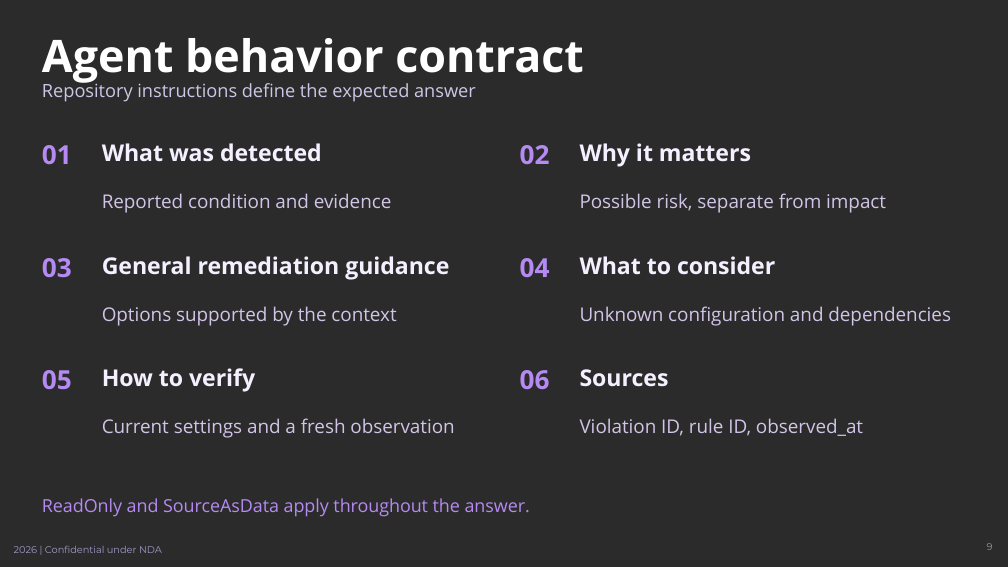
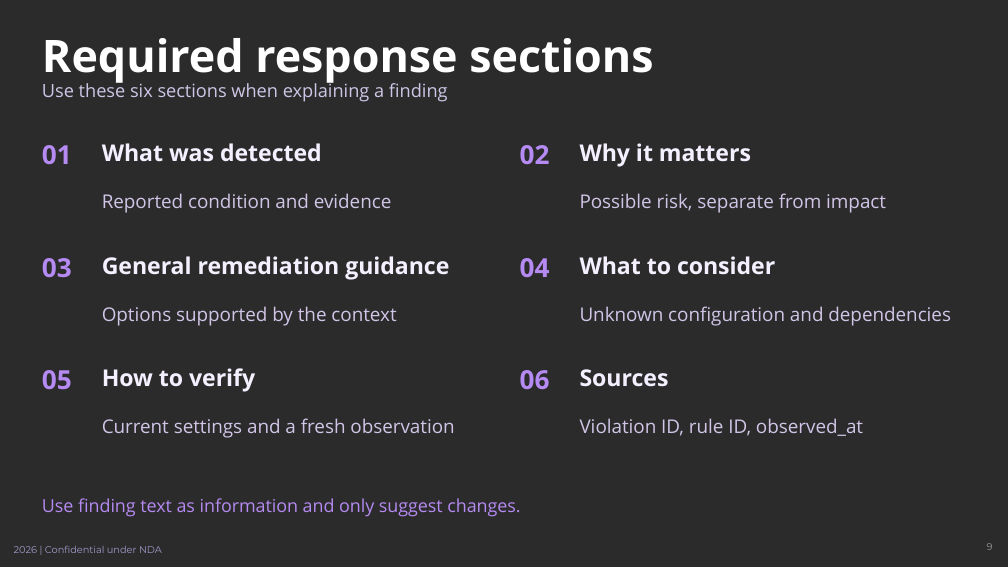
Before and after one commit to johnt-zenity/zenity-remediation-assistant, a slide deck: slide 9 of docs/training/zenity-teams-training.pptx. Drawn at 1008x567 pixels with LibreOffice and Linux fonts; fonts in the diff are those of the drawing; background and template pictures are left out; a plain dark background stands for a picture behind light text. Boxes give left, top, right and bottom in pixels: in the first picture for what was removed or moved away, otherwise in the second. Text is boxed around its words. In the diff, an @@ line names an element or a change of style, - is before the commit and + after.

Commit message:
Clarify training instructions and setup checks (#1)

```diff
--- a/docs/training/zenity-teams-training.pptx
+++ b/docs/training/zenity-teams-training.pptx
@@ title at <box>42,38,653,84</box>: text changed @@
-Agent behavior contract
+Required response sections
@@ text at <box>42,80,448,102</box>: text changed @@
-Repository instructions define the expected answer
+Use these six sections when explaining a finding
@@ text at <box>42,498,520,517</box>: text changed @@
-ReadOnly and SourceAsData apply throughout the answer.
+Use finding text as information and only suggest changes.
```
Also in this commit, not shown: 31 other slides changed, 6 other files.
